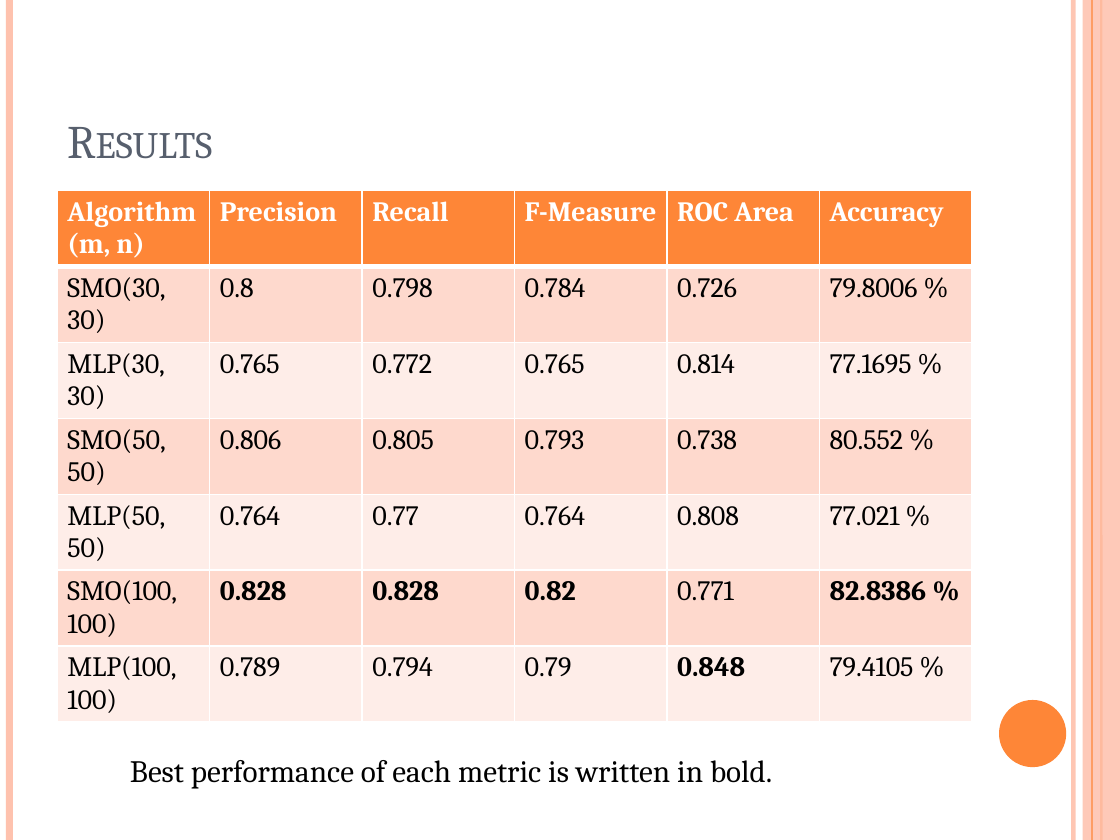
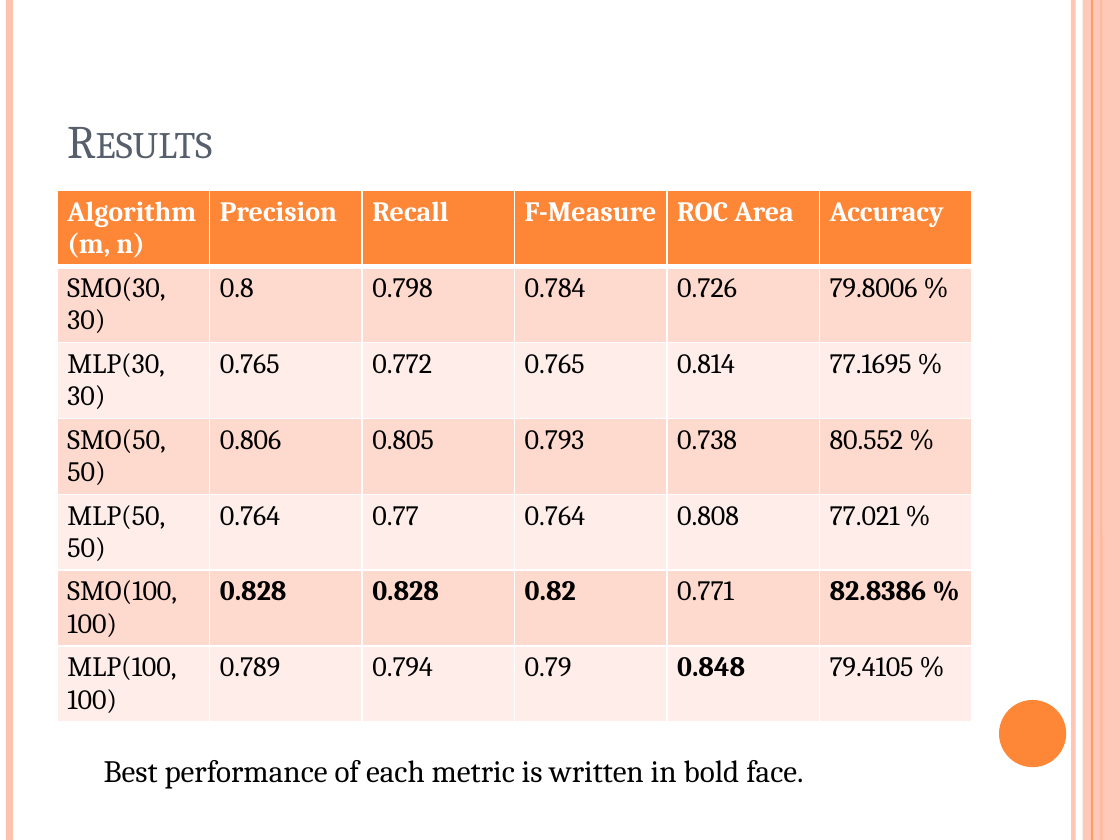
Before and after one commit to ttang10/Organization_Detection_ML, a slide deck: slide 20 of Organization Detection.pptx. Drawn at 1120x840 pixels with LibreOffice and Linux fonts; fonts in the diff are those of the drawing. Boxes give left, top, right and bottom in pixels: in the first picture for what was removed or moved away, otherwise in the second. Text is boxed around its words. In the diff, an @@ line names an element or a change of style, - is before the commit and + after.

```diff
--- a/Organization Detection.pptx
+++ b/Organization Detection.pptx
@@ text at (104,760,803,789): text changed @@
-Best performance of each metric is written in bold.
+Best performance of each metric is written in bold face.
```
Also in this commit, not shown: 2 other slides changed, 8 other files.
